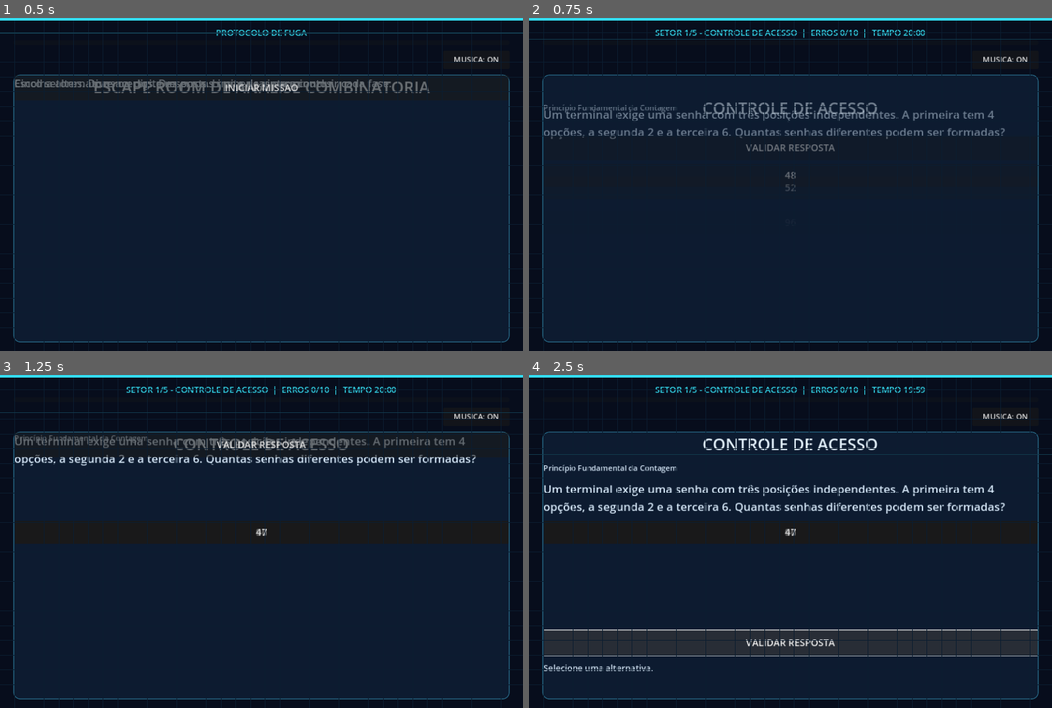
Above: before the commit, frames 1-4 (two rows, left to right).
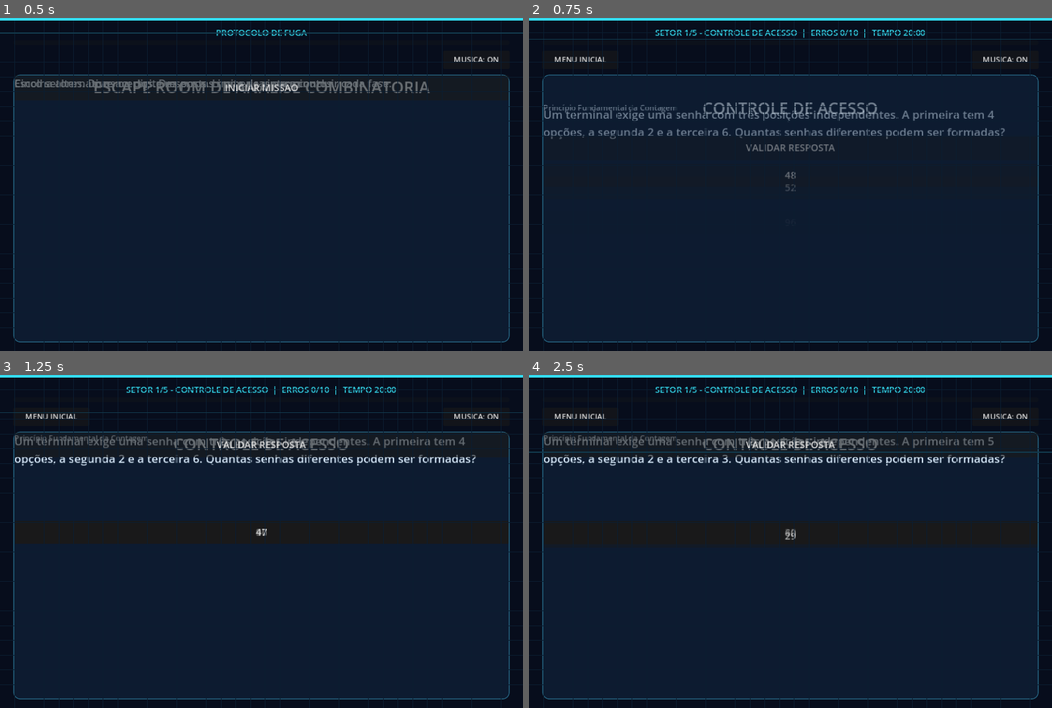
Above: after the commit, the same moments.

Repository: ettoremari/protocolo-de-fuga
Game: Godot game, scene res://main.tscn
Two runs of this game, one before a commit and one after it. Both use one fixed random seed, a clock stepped at 60 frames per second and the inputs below. Video files are missing from this copy of the repository; at most half a second of black plays in their place.
Inputs (mouse positions are in pixels of both pictures, inside the frame that each line leads up to):
- Up to frame 1 (0.5 s): no input
- Up to frame 2 (0.75 s): click "INICIAR MISSAO" at 0.5 s
- Up to frame 3 (1.25 s): no input
- Up to frame 4 (2.5 s): click (581, 418) at 1.25 s, where only the run after the commit has a clickable "MENU INICIAL"; click (790, 444) at 2 s, where only the run after the commit has a clickable "INICIAR MISSAO"

Frame 1 is identical in both runs. In frame 2, 0.1% of the frame differs, in the area x 4-15%, y 11-14%; in frame 3, 0.1%; in frame 4, 13%, in the area x 0-100%, y 3-89%.

Commit message:
feat: add return to initial menu button
Co-authored-by: copilot-swe-agent[bot] <198982749+Copilot@users.noreply.github.com>

Diff:
--- a/scripts/main.gd
+++ b/scripts/main.gd
@@ -35,6 +35,7 @@
 var action_button: Button
 var numeric_input: LineEdit
 var music_button: Button
+var menu_button: Button
 var music_player: AudioStreamPlayer
 var choice_container: VBoxContainer
 var main_layout: VBoxContainer
@@ -177,8 +178,19 @@
 	music_button.text = "MUSICA: ON"
 	music_button.custom_minimum_size = Vector2(140, 38)
 	music_button.pressed.connect(_toggle_music)
+
+	menu_button = Button.new()
+	menu_button.text = "MENU INICIAL"
+	menu_button.custom_minimum_size = Vector2(160, 38)
+	menu_button.pressed.connect(_return_to_menu)
+	menu_button.visible = false
+
 	var top_row := HBoxContainer.new()
 	top_row.alignment = BoxContainer.ALIGNMENT_END
+	top_row.add_child(menu_button)
+	var top_spacer := Control.new()
+	top_spacer.size_flags_horizontal = Control.SIZE_EXPAND_FILL
+	top_row.add_child(top_spacer)
 	top_row.add_child(music_button)
 	layout.add_child(top_row)
 
@@ -365,6 +377,7 @@
 
 func _show_start() -> void:
 	state = "start"
+	menu_button.visible = false
 	_clear_content()
 	status_label.text = "PROTOCOLO DE FUGA"
 	progress.value = 0
@@ -382,7 +395,15 @@
 	_reset()
 	started_at_msec = Time.get_ticks_msec()
 	state = "playing"
+	menu_button.visible = true
 	_next_question()
+
+
+func _return_to_menu() -> void:
+	menu_button.visible = false
+	_reset()
+	scroll.scroll_vertical = 0
+	_show_start()
 
 
 func _next_question() -> void:
@@ -541,6 +562,7 @@
 
 
 func _show_result(victory: bool) -> void:
+	menu_button.visible = false
 	_clear_content()
 	state = "victory" if victory else "defeat"
 	_make_title("MISSAO CUMPRIDA" if victory else "CONEXAO PERDIDA")
